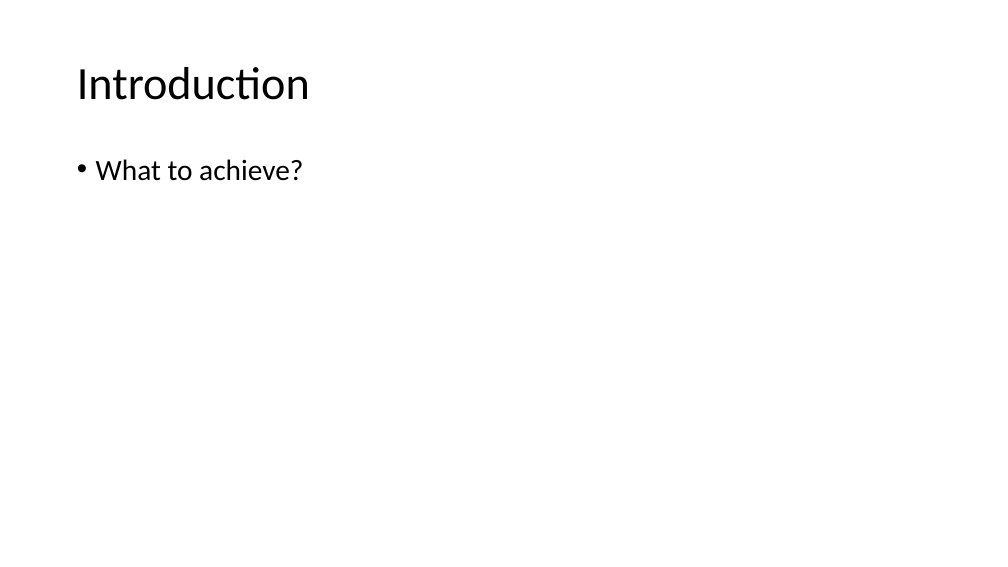
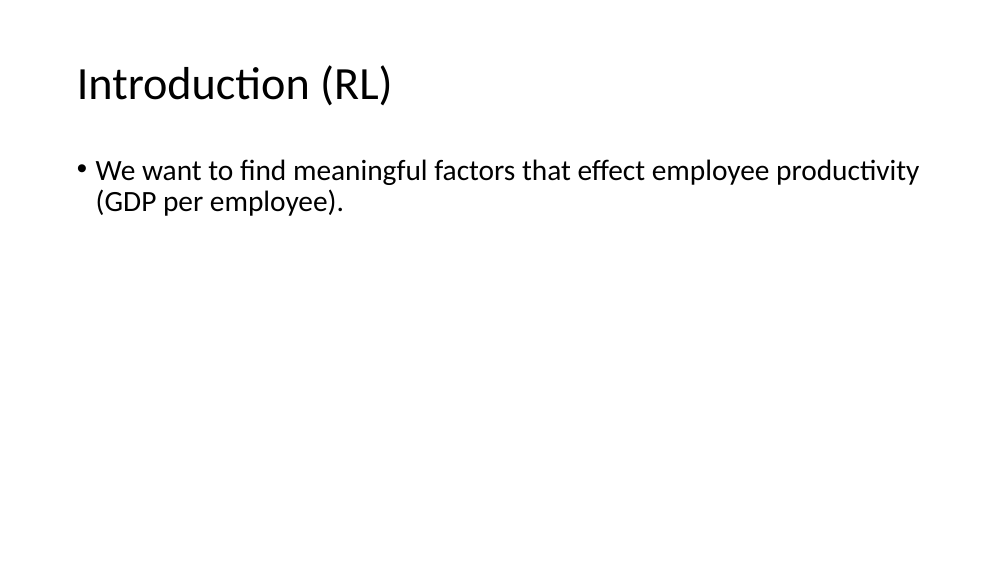
Before and after one commit to dustinak80/Information-Visualization, a slide deck: slide 3 of Project/Project Proposal.pptx. Drawn at 1008x567 pixels with LibreOffice and Linux fonts; fonts in the diff are those of the drawing. Boxes give left, top, right and bottom in pixels: in the first picture for what was removed or moved away, otherwise in the second. Text is boxed around its words. In the diff, an @@ line names an element or a change of style, - is before the commit and + after.

```diff
--- a/Project/Project Proposal.pptx
+++ b/Project/Project Proposal.pptx
@@ title at (77,65,392,106): text changed @@
-Introduction
+Introduction (RL)
@@ text at (96,159,919,216): text changed @@
-• What to achieve?
+• We want to find meaningful factors that effect employee productivity (GDP per employee).
```
Also in this commit, not shown: 6 other slides changed.
